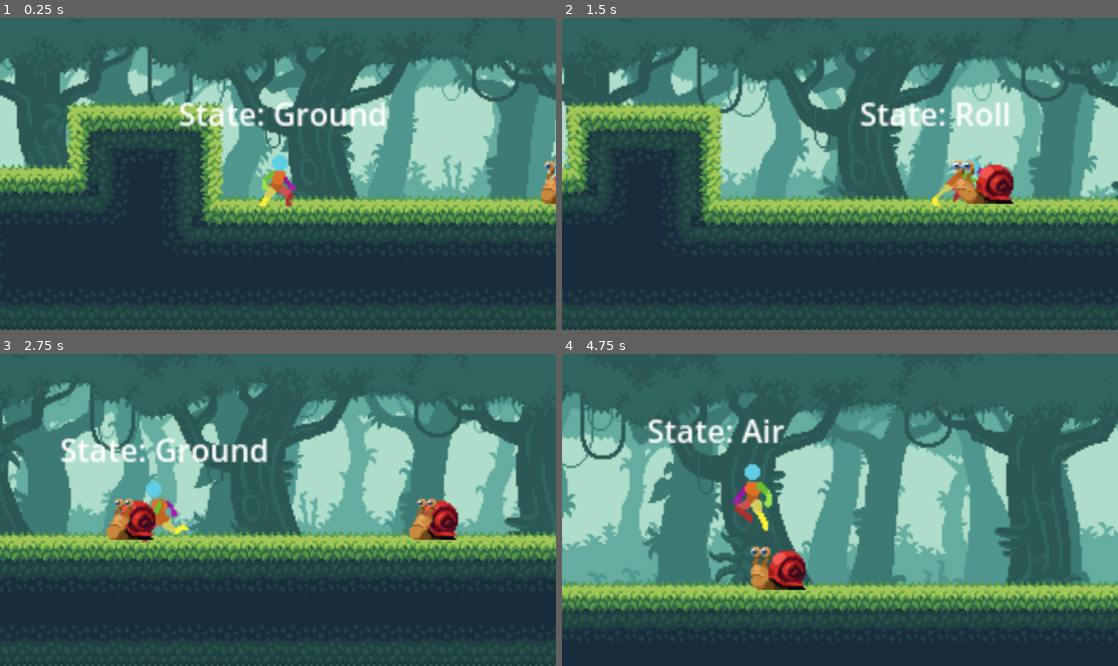
Above: before the commit, frames 1-4 (two rows, left to right).
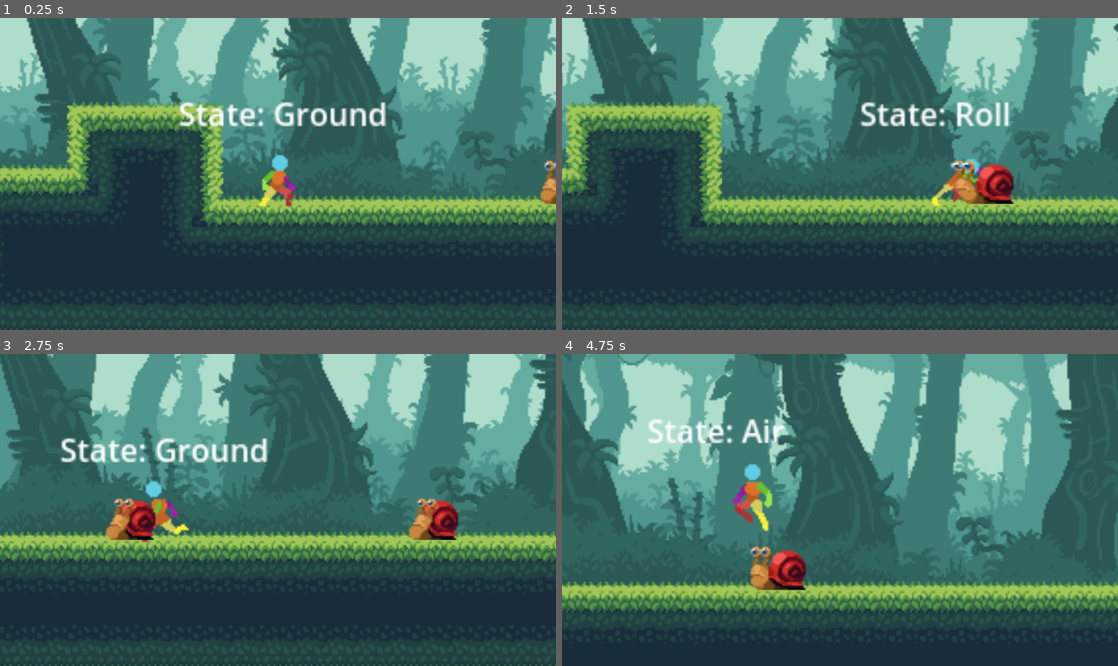
Above: after the commit, the same moments.

Repository: Allus-Interactive/platform-combat-game
Game: Godot game, scene res://scenes/main.tscn
The game is run twice, just before and just after one commit, with the same random seed, the same clock (stepped at 60 frames per second) and the same inputs. This scene is started directly instead of the project's main scene.
Inputs:
- Up to frame 1 (0.25 s): no input
- Up to frame 2 (1.5 s): hold P (attack) 0.53-1.28 s; hold D (move_right) from 0.53 s (still down); tap Space (jump) at 0.77 s; tap O (roll) at 1.35 s
- Up to frame 3 (2.75 s): tap Space (jump) at 1.52 s; release D (move_right) at 2.03 s; hold A (move_left) from 2.03 s (still down); hold P (attack) from 2.03 s (still down)
- Up to frame 4 (4.75 s): release A (move_left) at 2.78 s; release P (attack) at 2.78 s; hold D (move_right) 2.78-4.28 s; tap O (roll) at 2.85, 4.35 s; tap Space (jump) at 3.02, 3.77, 4.52 s; hold P (attack) 3.53-4.28 s; hold A (move_left) from 4.28 s (still down)

The runs differ from the first frame. In frame 1, 30% of the frame differs, in the area x 0-100%, y 0-59%; in frame 2, 32%; in frame 3, 36%; in frame 4, 54%, in the area x 0-100%, y 0-75%.

Commit message:
fixed bug with parallax in y direction

Diff:
--- a/scenes/parallax/parallax_jungle.tscn
+++ b/scenes/parallax/parallax_jungle.tscn
@@ -14,9 +14,10 @@
 [node name="Sprite2D" type="Sprite2D" parent="ParallaxLayer"]
 texture = ExtResource("2_1xtby")
 centered = false
+region_rect = Rect2(0, 0, 384, 216)
 
 [node name="ParallaxLayer2" type="ParallaxLayer" parent="."]
-motion_scale = Vector2(0.5, 0.5)
+motion_scale = Vector2(0.4, 1)
 motion_mirroring = Vector2(384, 0)
 
 [node name="Sprite2D" type="Sprite2D" parent="ParallaxLayer2"]
@@ -24,7 +25,7 @@
 centered = false
 
 [node name="ParallaxLayer3" type="ParallaxLayer" parent="."]
-motion_scale = Vector2(0.4, 0.4)
+motion_scale = Vector2(0.3, 1)
 motion_mirroring = Vector2(384, 0)
 
 [node name="Sprite2D" type="Sprite2D" parent="ParallaxLayer3"]
@@ -32,7 +33,7 @@
 centered = false
 
 [node name="ParallaxLayer4" type="ParallaxLayer" parent="."]
-motion_scale = Vector2(0.3, 0.3)
+motion_scale = Vector2(0.2, 1)
 motion_mirroring = Vector2(384, 0)
 
 [node name="Sprite2D" type="Sprite2D" parent="ParallaxLayer4"]
@@ -40,9 +41,10 @@
 centered = false
 
 [node name="ParallaxLayer5" type="ParallaxLayer" parent="."]
-motion_scale = Vector2(0.2, 0.2)
+motion_scale = Vector2(0.1, 1)
 motion_mirroring = Vector2(384, 0)
 
 [node name="Sprite2D" type="Sprite2D" parent="ParallaxLayer5"]
 texture = ExtResource("6_rfuh4")
 centered = false
+region_rect = Rect2(0, 0, 384, 216)
